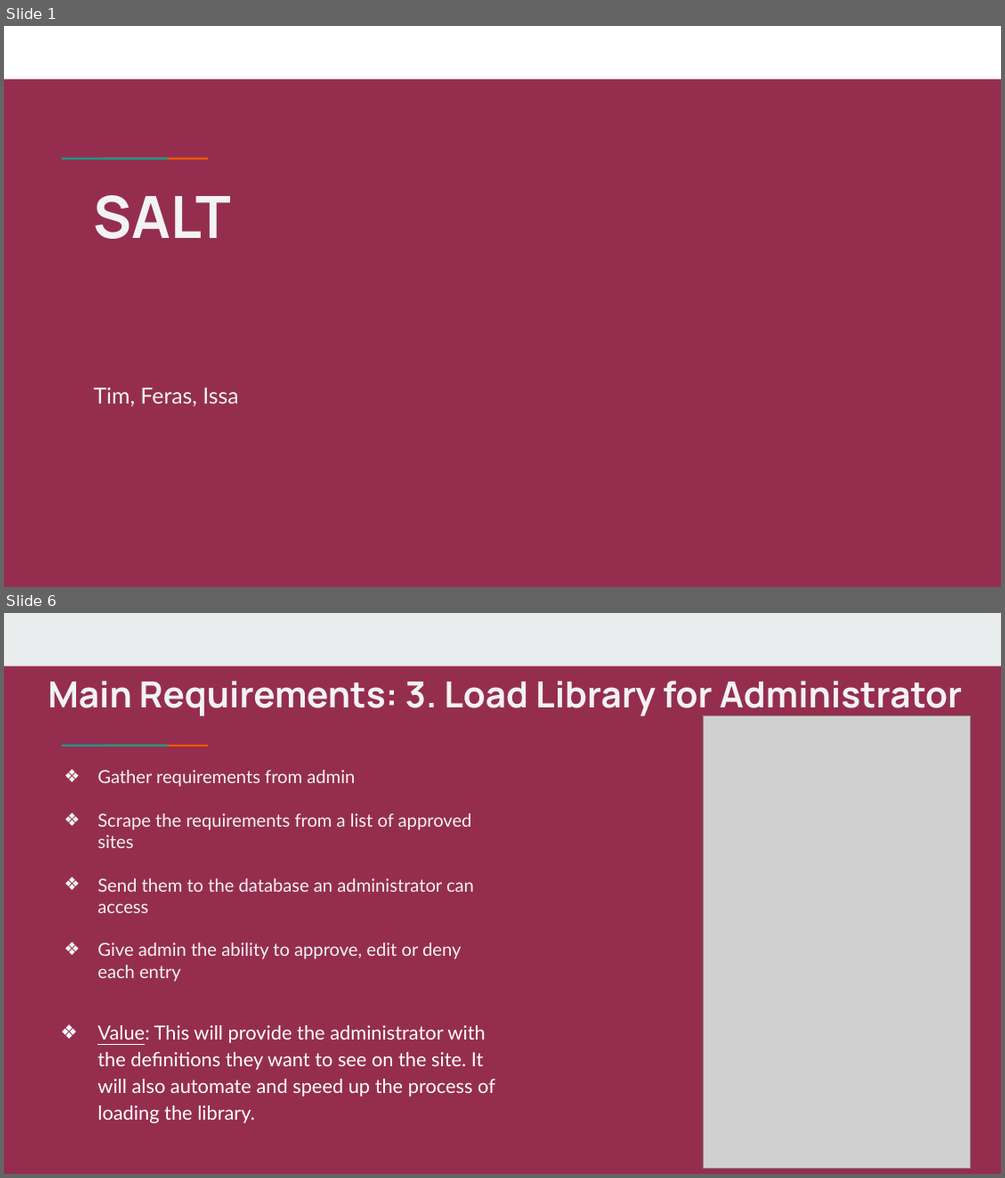
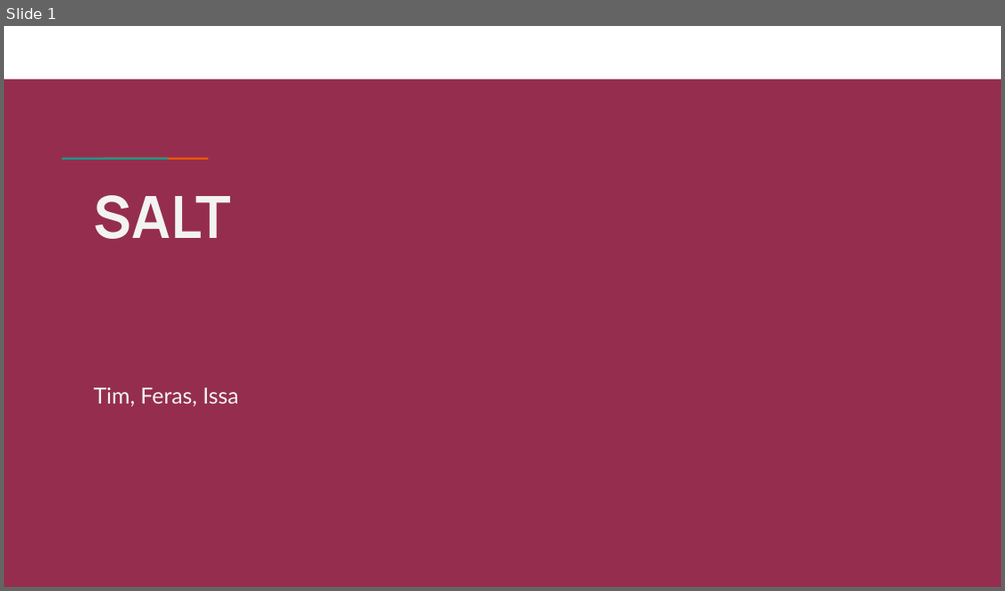
Before and after one commit to ttufford/publicphp3, a slide deck: User_Instructions.pptx. Shown one above the other, each under a label of ours: slides 1 and 6 before the commit, slide 1 after it; the slides between them are not shown. The pictures are 1005x1178 and 1005x591 pixels, drawn with LibreOffice and Linux fonts; fonts in the diff are those of the drawing; grey boxes stand for pictures. Boxes give left, top, right and bottom in pixels: in the first picture for what was removed or moved away, otherwise in the second. Text is boxed around its words. In the diff, an @@ line names an element or a change of style, - is before the commit and + after.

```diff
--- a/User_Instructions.pptx
+++ b/User_Instructions.pptx
@@ slide 6 removed at <box>4,613,1001,1174</box>, background #8C1D40 at 92% opacity; not listed: 2 template elements that a slide beside it also shows @@
@@ rectangle removed at <box>4,613,1001,666</box> @@
@@ title removed at <box>48,681,962,717</box> @@
-Main Requirements: 3. Load Library for Administrator
@@ picture removed at <box>703,715,970,1167</box> @@
@@ text removed at <box>97,770,495,1123</box> @@
-❖ Gather requirements from admin
-❖ Scrape the requirements from a list of approved sites
-❖ Send them to the database an administrator can access
-❖ Give admin the ability to approve, edit or deny each entry
-❖ Value: This will provide the administrator with the definitions they want to see on the site. It will also automate and speed up the process of loading the library.
```
Also in this commit, not shown: 1 slide added, 19 other slides removed, 11 other files.
